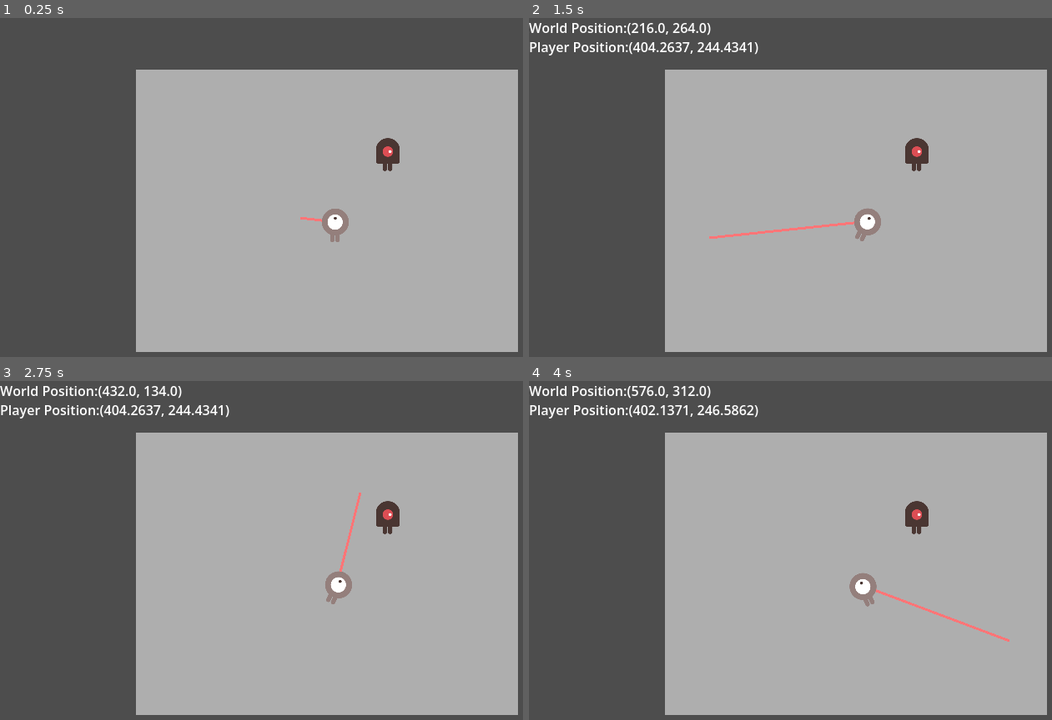
Above: before the commit, frames 1-4 (two rows, left to right).
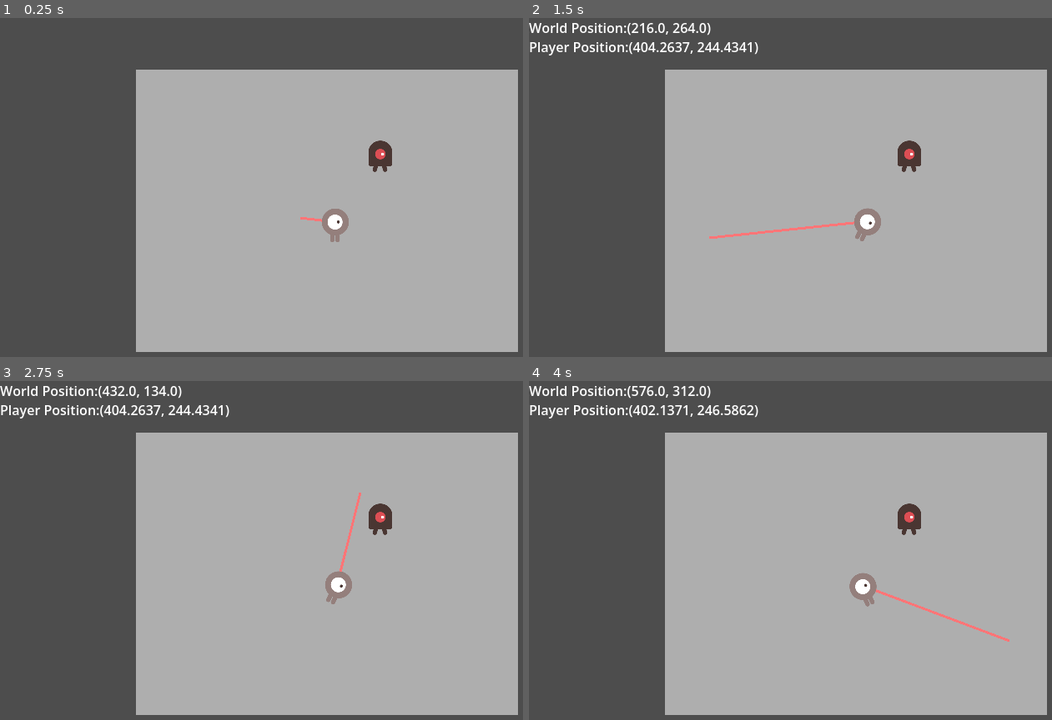
Above: after the commit, the same moments.

Repository: arrrr110/strike-shard
Game: Godot game, scene res://sences/main.tscn
The game is run twice, just before and just after one commit, with the same random seed, the same clock (stepped at 60 frames per second) and the same inputs.
Inputs (mouse positions are in pixels of both pictures, inside the frame that each line leads up to):
- Up to frame 1 (0.25 s): no input
- Up to frame 2 (1.5 s): tap Enter at 0.5 s; move the mouse to (963, 197) at 0.52 s; hold Right (ui_right) 0.53-1.28 s; click (963, 197) at 0.67 s; tap Space at 1.25 s; move the mouse to (706, 238) at 1.27 s; hold Left (ui_left) from 1.28 s (still down)
- Up to frame 3 (2.75 s): move the mouse to (360, 492) at 2.02 s; release Left (ui_left) at 2.03 s; hold Right (ui_right) from 2.03 s (still down)
- Up to frame 4 (4 s): move the mouse to (800, 662) at 2.77 s; release Right (ui_right) at 2.78 s; hold Up (ui_up) 2.78-3.53 s; click (800, 662) at 2.92 s; tap Enter at 3.5 s; move the mouse to (1010, 642) at 3.52 s; hold Left (ui_left) from 3.53 s (still down)

The runs differ from the first frame. In frame 1, 0.4% of the frame differs, in the area x 62-77%, y 35-63%; in frame 2, 0.4%; in frame 3, 0.4%, in the area x 63-77%, y 35-63%; in frame 4, 0.4%.

Commit message:
修复pipline

Diff:
--- a/project.godot
+++ b/project.godot
@@ -36,3 +36,4 @@
 [rendering]
 
 rendering_device/driver.windows="d3d12"
+renderer/rendering_method="gl_compatibility"
--- a/sences/main.tscn
+++ b/sences/main.tscn
@@ -1,28 +1,13 @@
 [gd_scene format=3 uid="uid://iphrkqcshmkg"]
 
 [ext_resource type="Script" uid="uid://k5fey4xhuevh" path="res://scripts/tile_map_layer.gd" id="1_r4dii"]
+[ext_resource type="PackedScene" uid="uid://5shhm87diwlp" path="res://sences/mob.tscn" id="2_r4dii"]
 [ext_resource type="PackedScene" uid="uid://byyq5iurtpnv4" path="res://sences/player.tscn" id="3_mqxhw"]
-[ext_resource type="Texture2D" uid="uid://dyosrjvgu4txh" path="res://dodge_the_creeps_2d_assets/art/enemyWalking_1.png" id="4_enemy1"]
-[ext_resource type="Texture2D" uid="uid://dg0suf118rea6" path="res://dodge_the_creeps_2d_assets/art/enemyWalking_2.png" id="5_enemy2"]
 
 [sub_resource type="TileSet" id="TileSet_ig7tw"]
 
 [sub_resource type="PhysicsMaterial" id="PhysicsMaterial_6strp"]
 bounce = 0.8
-
-[sub_resource type="SpriteFrames" id="SpriteFrames_mob"]
-animations = [{
-"frames": [{
-"duration": 1.0,
-"texture": ExtResource("4_enemy1")
-}, {
-"duration": 1.0,
-"texture": ExtResource("5_enemy2")
-}],
-"loop": 1,
-"name": &"default",
-"speed": 5.0
-}]
 
 [sub_resource type="WorldBoundaryShape2D" id="WorldBoundaryShape2D_1bvp3"]
 normal = Vector2(0, 1)
@@ -64,14 +49,8 @@
 width = 3.0
 default_color = Color(0.99999887, 0.46086323, 0.46668625, 1)
 
-[node name="Mob" parent="StaticBody2D" unique_id=1811971316 instance=ExtResource("3_mqxhw")]
-position = Vector2(465, 160)
-controllable = false
-
-[node name="AnimatedSprite2D" parent="StaticBody2D/Mob" index="1"]
-rotation = -1.5707964
-sprite_frames = SubResource("SpriteFrames_mob")
-animation = &"default"
+[node name="Mob" parent="StaticBody2D" unique_id=1811971316 instance=ExtResource("2_r4dii")]
+position = Vector2(456, 166)
 
 [node name="Player" parent="StaticBody2D" unique_id=1645509998 instance=ExtResource("3_mqxhw")]
 position = Vector2(402, 245)
@@ -91,3 +70,9 @@
 [node name="start" type="CollisionShape2D" parent="StaticBody2D" unique_id=46207860]
 position = Vector2(161, 228)
 shape = SubResource("WorldBoundaryShape2D_ig7tw")
+
+[node name="LifeCycle" type="Control" parent="." unique_id=1652116568]
+layout_mode = 3
+anchors_preset = 0
+offset_right = 40.0
+offset_bottom = 40.0
--- a/sences/player.tscn
+++ b/sences/player.tscn
@@ -3,7 +3,9 @@
 [ext_resource type="Texture2D" uid="uid://d3u3y2hi87xgi" path="res://dodge_the_creeps_2d_assets/art/playerGrey_up1.png" id="1_2tqca"]
 [ext_resource type="Script" uid="uid://blix3o11fdnmx" path="res://scripts/player.gd" id="1_5s88j"]
 [ext_resource type="Texture2D" uid="uid://bvqrupm61dfp3" path="res://dodge_the_creeps_2d_assets/art/playerGrey_up2.png" id="2_5s88j"]
+[ext_resource type="Texture2D" uid="uid://dyosrjvgu4txh" path="res://dodge_the_creeps_2d_assets/art/enemyWalking_1.png" id="2_isc1k"]
 [ext_resource type="Texture2D" uid="uid://bu050k1b81pbk" path="res://dodge_the_creeps_2d_assets/art/playerGrey_walk1.png" id="3_36xh1"]
+[ext_resource type="Texture2D" uid="uid://dg0suf118rea6" path="res://dodge_the_creeps_2d_assets/art/enemyWalking_2.png" id="3_427ck"]
 [ext_resource type="Texture2D" uid="uid://4pi5cpu1fqve" path="res://dodge_the_creeps_2d_assets/art/playerGrey_walk2.png" id="4_isc1k"]
 
 [sub_resource type="PhysicsMaterial" id="PhysicsMaterial_5s88j"]
@@ -14,6 +16,17 @@
 
 [sub_resource type="SpriteFrames" id="SpriteFrames_joqdt"]
 animations = [{
+"frames": [{
+"duration": 1.0,
+"texture": ExtResource("2_isc1k")
+}, {
+"duration": 1.0,
+"texture": ExtResource("3_427ck")
+}],
+"loop": 1,
+"name": &"mob",
+"speed": 5.0
+}, {
 "frames": [{
 "duration": 1.0,
 "texture": ExtResource("1_2tqca")
@@ -50,5 +63,4 @@
 position = Vector2(0, 4)
 scale = Vector2(0.3, 0.3)
 sprite_frames = SubResource("SpriteFrames_joqdt")
-animation = &"up"
-frame_progress = 0.73069686
+animation = &"walk"
